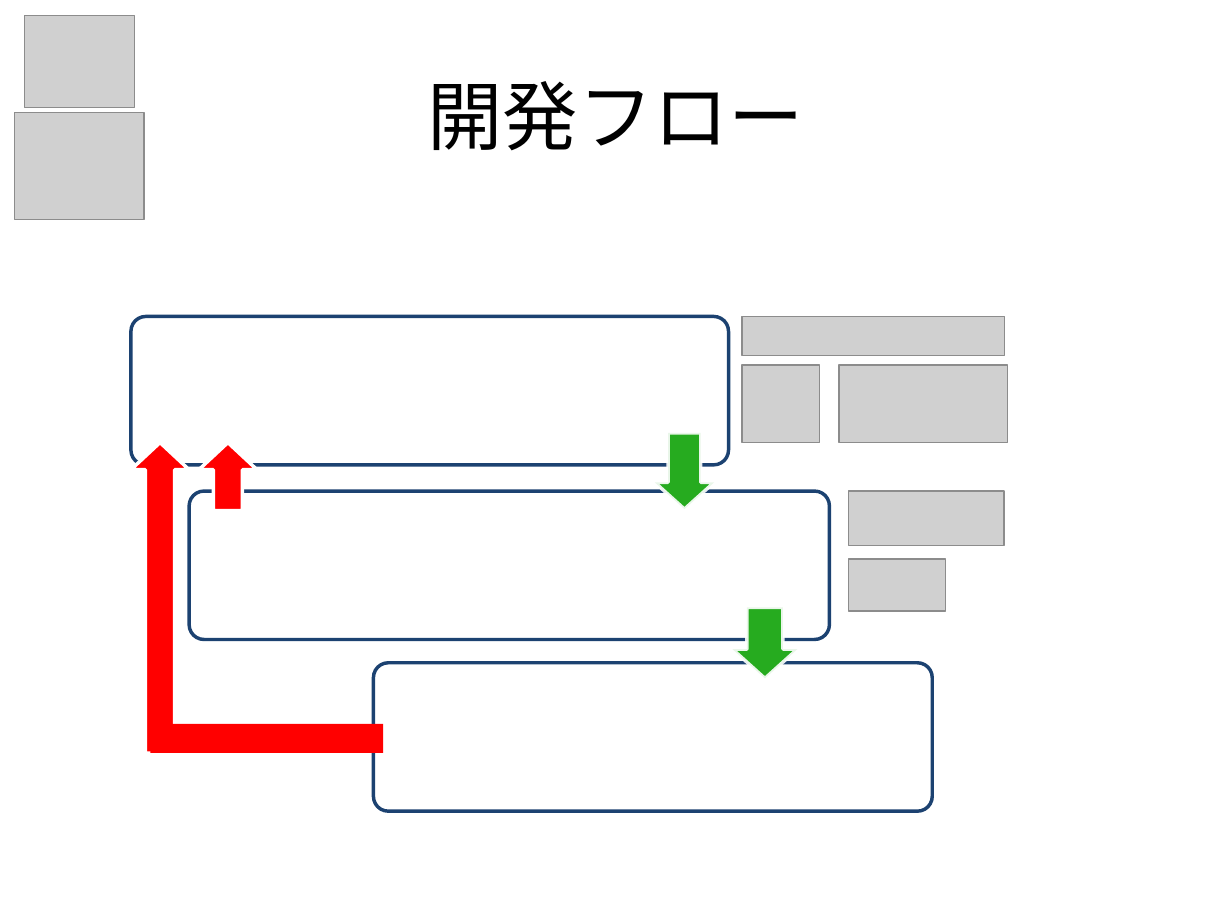
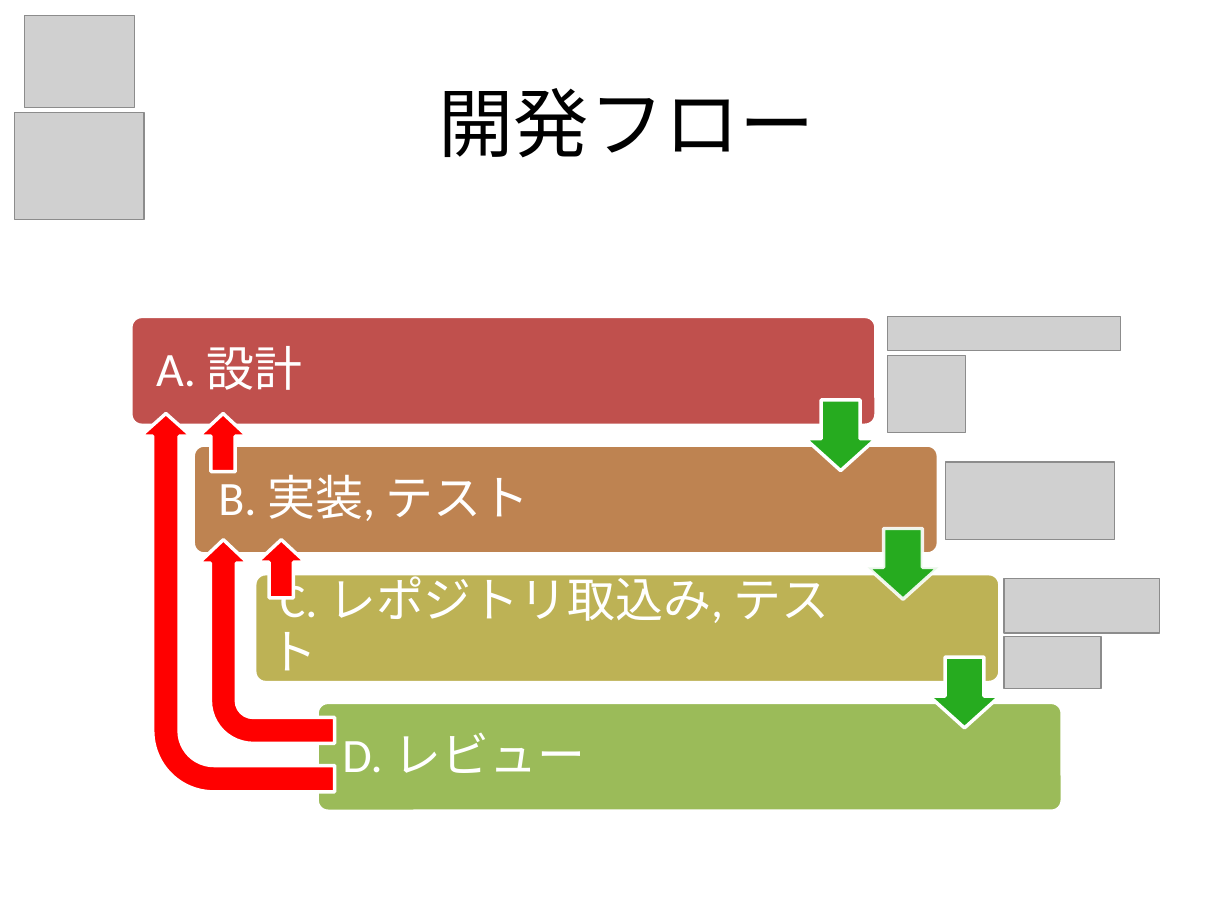
Before and after one commit to kotaro0717/Report-Management, a slide deck: slide 8 of PowerPoint/report_hokada.pptx. Drawn at 1232x924 pixels with LibreOffice and Linux fonts; fonts in the diff are those of the drawing; grey boxes stand for pictures. Boxes give left, top, right and bottom in pixels: in the first picture for what was removed or moved away, otherwise in the second. Text is boxed around its words. In the diff, an @@ line names an element or a change of style, - is before the commit and + after.

Commit message:
開発フローとりあえず書いたあと

```diff
--- a/PowerPoint/report_hokada.pptx
+++ b/PowerPoint/report_hokada.pptx
@@ title "開発フロー": place and size @@
-title "開発フロー" at (428,81,804,151)
+title "開発フロー" at (439,88,815,158)
@@ rounded rectangle: place and size @@
-rounded rectangle at (131,317,728,464)
+rounded rectangle at (131,317,876,425)
@@ rounded rectangle at (131,317,876,425): fill #FFFFFF to #C0504D; outline #1C4271 2 pt to #FFFFFF 2 pt @@
@@ picture: place and size @@
-picture at (742,317,1004,355)
+picture at (887,317,1120,351)
@@ picture: place and size @@
-picture at (742,365,819,442)
+picture at (887,355,965,432)
@@ bent arrow added at (140,413,334,791), fill #FF0000, outline #FFFFFF 2 pt @@
@@ down arrow added at (198,414,246,472), fill #FF0000, outline #FFFFFF 2 pt @@
@@ down arrow removed at (131,442,188,753) @@
@@ rounded rectangle: place and size @@
-rounded rectangle at (190,492,830,639)
+rounded rectangle at (193,445,939,553)
@@ rounded rectangle at (193,445,939,553): fill #FFFFFF to #BE8351; outline #1C4271 2 pt to #FFFFFF 2 pt @@
@@ down arrow removed at (654,432,713,509) @@
@@ picture: place and size @@
-picture at (839,365,1008,442)
+picture at (946,462,1115,540)
@@ text removed at (190,492,696,639) @@
-NC3レポジトリに取込み
@@ down arrow: place and size @@
-down arrow at (732,607,797,679)
+down arrow at (867,529,938,599)
@@ bent arrow added at (199,540,334,744), fill #FF0000, outline #FFFFFF 2 pt @@
@@ down arrow: place and size @@
-down arrow at (198,442,256,510)
+down arrow at (257,540,306,598)
@@ picture: place and size @@
-picture at (849,492,1004,546)
+picture at (1004,578,1159,632)
@@ group added at (156,346,1000,773): 4 texts, 2 down arrows, 1 rounded rectangle @@
+A. 設計
+B. 実装, テスト
+C. レポジトリ取込み, テスト
+D. レビュー
@@ picture: place and size @@
-picture at (849,559,946,611)
+picture at (1004,637,1101,689)
@@ rounded rectangle: place and size @@
-rounded rectangle at (373,663,933,811)
+rounded rectangle at (317,702,1062,811)
@@ rounded rectangle at (317,702,1062,811): fill #FFFFFF to #9BBB59; outline #1C4271 2 pt to #FFFFFF 2 pt @@
@@ rectangle removed at (150,724,383,754) @@
```
Also in this commit, not shown: 1 other slide changed, 1 other file.
